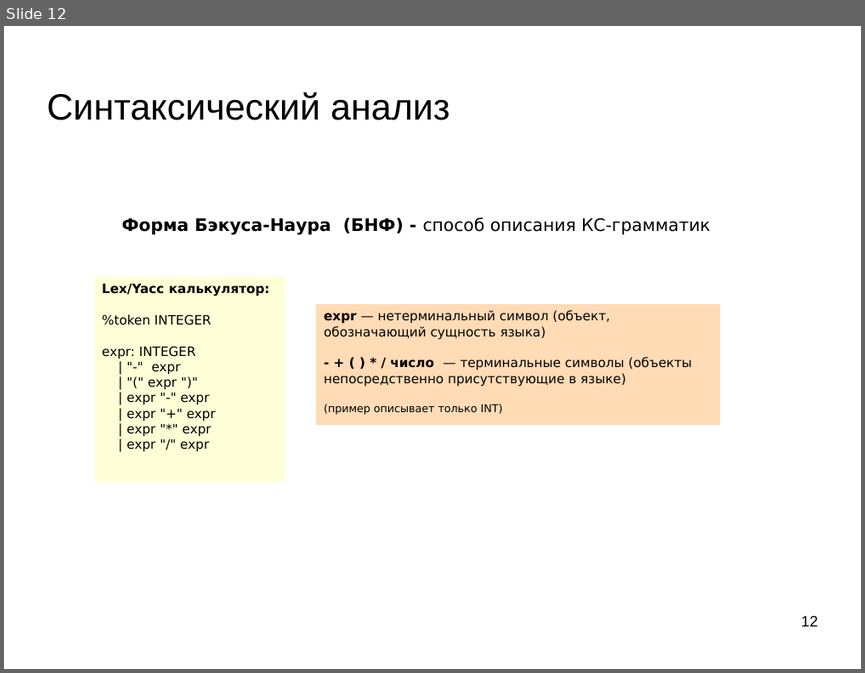
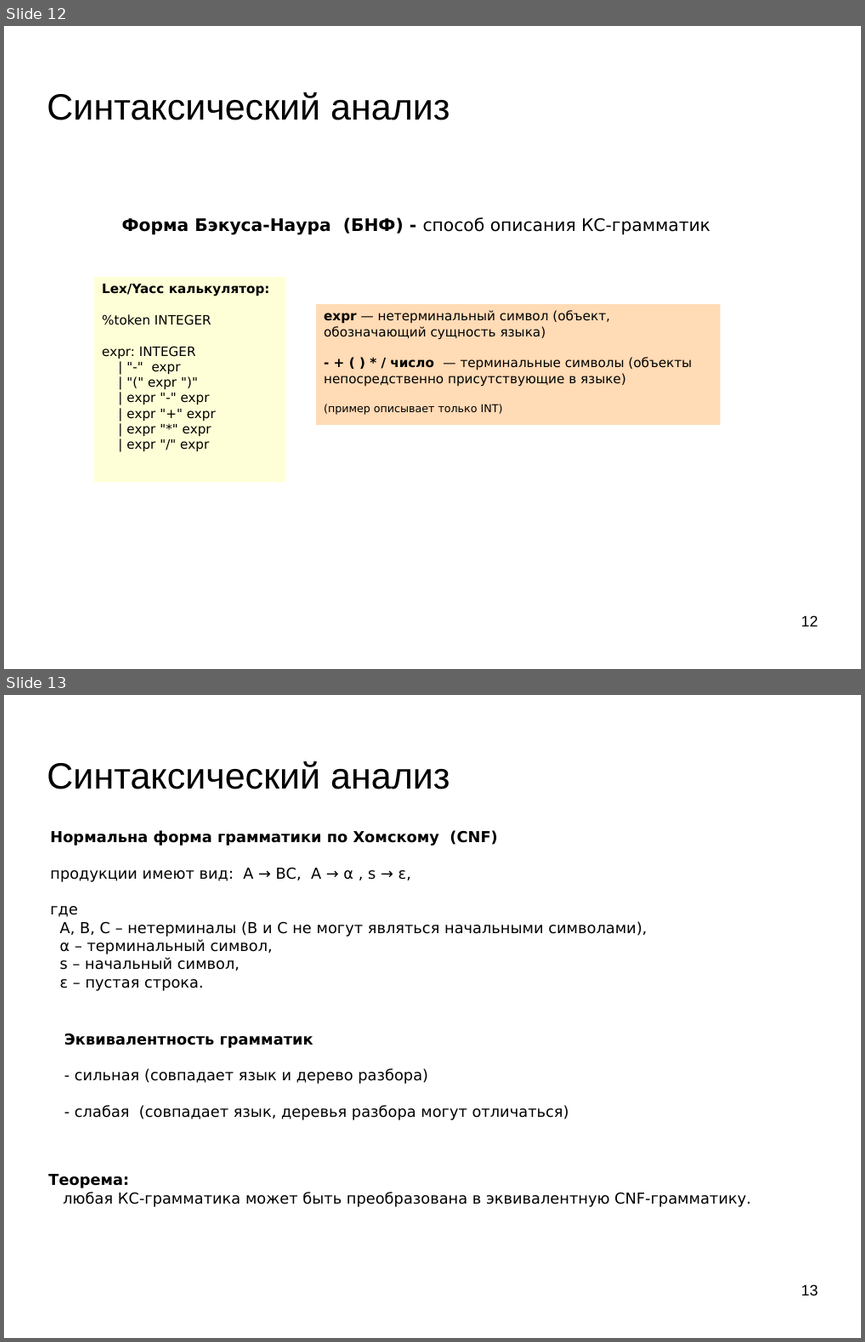
Before and after one commit to mechanoid5/ml_nlp_2022, a slide deck: 07-synt-grammar.odp. Shown one above the other, each under a label of ours: slide 12 before the commit, slides 12 and 13 after it. The pictures are 865x673 and 865x1342 pixels, drawn with LibreOffice and Linux fonts; fonts in the diff are those of the drawing; background and template pictures are left out. Boxes give left, top, right and bottom in pixels: in the first picture for what was removed or moved away, otherwise in the second. Text is boxed around its words. In the diff, an @@ line names an element or a change of style, - is before the commit and + after.

```diff
--- a/07-synt-grammar.odp
+++ b/07-synt-grammar.odp
@@ slide 13 added at box(4, 695, 861, 1338), background picture (left out) @@
@@ title added at box(46, 761, 450, 789), 33.9 pt, text #000000 @@
+Синтаксический анализ
@@ text added at box(50, 830, 647, 991), 14 pt, text #000000 @@
+Нормальна форма грамматики по Хомскому (CNF)
+продукции имеют вид: A → BC￼, A → α , s → ε,
+где
+A, B, C – нетерминалы (B и C не могут являться начальными символами),
+α – терминальный символ,
+s – начальный символ,
+ε – пустая строка.
@@ text added at box(64, 1033, 569, 1120), 14 pt, text #000000 @@
+Эквивалентность грамматик
+- сильная (совпадает язык и дерево разбора)
+- слабая (совпадает язык, деревья разбора могут отличаться)
@@ text added at box(48, 1174, 751, 1207), 14 pt, text #000000 @@
+Теорема:
+любая КС-грамматика может быть преобразована в эквивалентную CNF-грамматику.
@@ page number added at box(801, 1284, 818, 1295), 14 pt, text #000000 @@
+13
```
Also in this commit, not shown: 1 slide changed, 8 other slides added, 1 slide removed, 1 other file.
